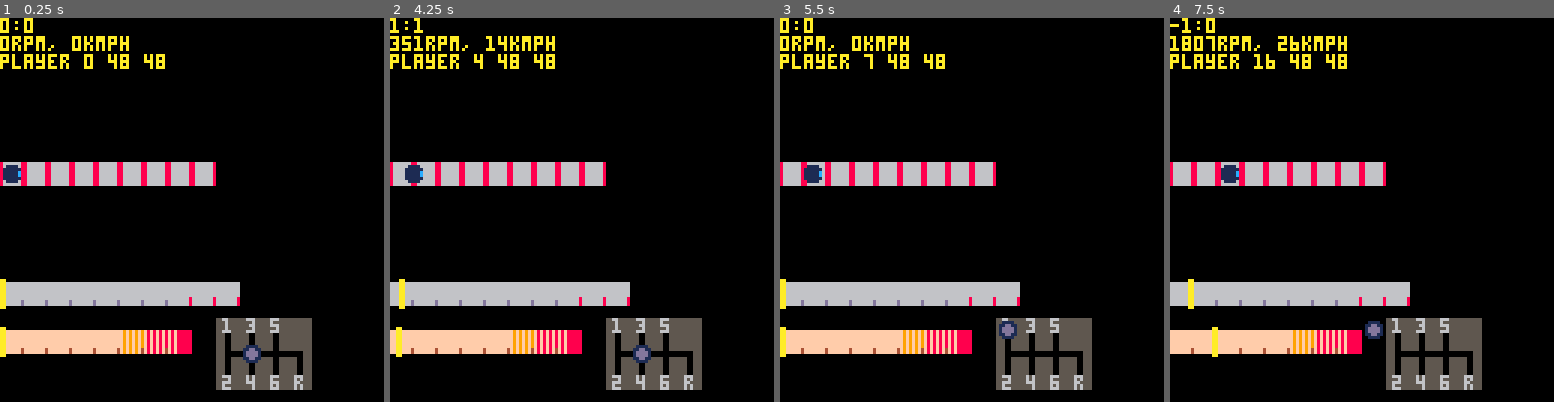
Above: before the commit, frames 1-4 (left to right).
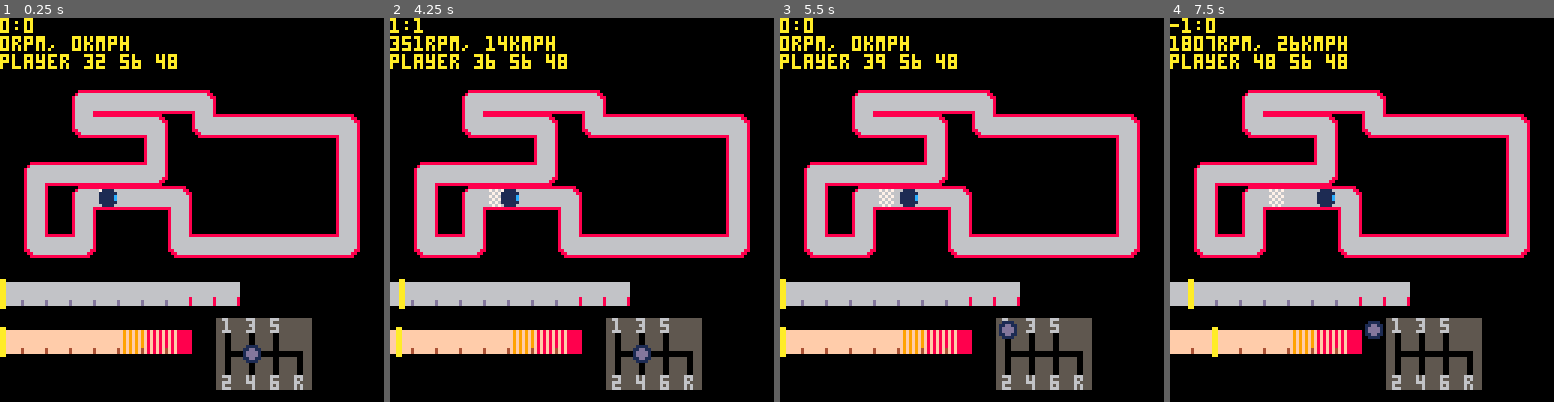
Above: after the commit, the same moments.

Repository: VedVid/PICOdrag
Game: PICO-8 cartridge picodrag.p8
The game is run twice, just before and just after one commit, with the same random seed, the same clock (stepped at 60 frames per second) and the same inputs.
Inputs:
- Up to frame 1 (0.25 s): no input
- Up to frame 2 (4.25 s): hold Right 1.6-2.1 s; hold Up 2.15-2.42 s; hold Right 2.47-3.03 s; hold Left 3.08-3.58 s; hold Down 3.63-3.97 s; hold Right from 4.02 s (still down)
- Up to frame 3 (5.5 s): release Right at 4.68 s; hold Up 4.73-5.03 s; hold Left from 5.08 s (still down)
- Up to frame 4 (7.5 s): release Left at 5.68 s; hold Down 5.73-6.03 s; hold Right 6.08-6.58 s; hold Right 6.63-7.13 s; hold Up 7.18-7.45 s

The runs differ from the first frame. In frame 1, 19% of the frame differs, in the area x 0-94%, y 9-63%; in frame 2, 19%; in frame 3, 19%; in frame 4, 18%.

Commit message:
Drawing track

Diff:
--- a/picodrag.p8
+++ b/picodrag.p8
@@ -179,10 +179,10 @@
 end
 
 function draw_track(track)
- local xoff = 0
  for k, v in pairs(track.cells) do
-  spr(v, track.x+xoff, track.y)
-  xoff += 8
+  spr(v[3],
+  track.x+(v[1]*8),
+  track.y+(v[2]*8))
  end
 end
 
@@ -374,9 +374,9 @@
 
 function make_player(track)
  local player = {}
- player.x = track.x
+ player.x = track.start_x
  player.x_dec = 0
- player.y = track.y
+ player.y = track.start_y
  player.y_dec = 0
  player.sprite = 48
  return player
@@ -627,17 +627,61 @@
 function make_track()
  local track = {}
  track.x = 0
- track.y = 48
+ track.y = 16
  track.cells = {}
- add(track.cells, 11)
- add(track.cells, 11)
- add(track.cells, 11)
- add(track.cells, 11)
- add(track.cells, 11)
- add(track.cells, 11)
- add(track.cells, 11)
- add(track.cells, 11)
- add(track.cells, 11)
+ --position, sprite
+ add(track.cells, {4,5,26})
+ add(track.cells, {5,5,10})
+ add(track.cells, {6,5,10})
+ add(track.cells, {7,5,13})
+ add(track.cells, {7,6,11})
+ add(track.cells, {7,7,28})
+ add(track.cells, {8,7,10})
+ add(track.cells, {9,7,10})
+ add(track.cells, {10,7,10})
+ add(track.cells, {11,7,10})
+ add(track.cells, {12,7,10})
+ add(track.cells, {13,7,10})
+ add(track.cells, {14,7,29})
+ add(track.cells, {14,6,11})
+ add(track.cells, {14,5,11})
+ add(track.cells, {14,4,11})
+ add(track.cells, {14,3,11})
+ add(track.cells, {14,2,13})
+ add(track.cells, {13,2,10})
+ add(track.cells, {12,2,10})
+ add(track.cells, {11,2,10})
+ add(track.cells, {10,2,10})
+ add(track.cells, {9,2,10})
+ add(track.cells, {8,2,28})
+ add(track.cells, {8,1,13})
+ add(track.cells, {7,1,10})
+ add(track.cells, {6,1,10})
+ add(track.cells, {5,1,10})
+ add(track.cells, {4,1,10})
+ add(track.cells, {3,1,12})
+ add(track.cells, {3,2,28})
+ add(track.cells, {4,2,10})
+ add(track.cells, {5,2,10})
+ add(track.cells, {6,2,13})
+ add(track.cells, {6,3,11})
+ add(track.cells, {6,4,29})
+ add(track.cells, {5,4,10})
+ add(track.cells, {4,4,10})
+ add(track.cells, {3,4,10})
+ add(track.cells, {2,4,10})
+ add(track.cells, {1,4,12})
+ add(track.cells, {1,5,11})
+ add(track.cells, {1,6,11})
+ add(track.cells, {1,7,28})
+ add(track.cells, {2,7,10})
+ add(track.cells, {3,7,29})
+ add(track.cells, {3,6,11})
+ add(track.cells, {3,5,12})
+ track.start_x =
+  track.x+(8*track.cells[1][1])
+ track.start_y =
+  track.y+(8*track.cells[1][2])
  return track
 end
 __gfx__
@@ -649,14 +693,14 @@
 007007006666666666666668000000005555555555500555555005555550055500000000011dd110666666668666666886666666666666680000000000000000
 000000006666666d6666666800000000555555555550055555500555555005550000000000111100666666668666666886666666666666680000000000000000
 000000006666666d6666666800000000555555555550055555500555555005550000000000000000888888888666666886666668866666680000000000000000
-00000000fffffffff9f9f9f9f8f8f8f8f8f888885550055555500555555005555555555500000000000000000000000086666668866666680000000000000000
-00000000fffffffff9f9f9f9f8f8f8f8f8f888885550055555500555555005555555555500000000000000000000000086666666666666680000000000000000
-00000000fffffffff9f9f9f9f8f8f8f8f8f888885550055555500555555005555555555500000000000000000000000086666666666666680000000000000000
-00000000fffffffff9f9f9f9f8f8f8f8f8f888885550000000000000000005550000055500000000000000000000000086666666666666680000000000000000
-00000000fffffffff9f9f9f9f8f8f8f8f8f888885550000000000000000005550000055500000000000000000000000086666666666666680000000000000000
-00000000fffffffff9f9f9f9f8f8f8f8f8f888885550055555500555555005555550055500000000000000000000000088666666666666880000000000000000
-00000000fffffff4f9f9f9f4f8f8f8f4f8f888885550055555500555555005555550055500000000000000000000000008866666666668800000000000000000
-00000000fffffff4f9f9f9f4f8f8f8f4f8f888885550055555500555555005555550055500000000000000000000000000888888888888000000000000000000
+00000000fffffffff9f9f9f9f8f8f8f8f8f888885550055555500555555005555555555500000000888888888666666886666668866666680000000000000000
+00000000fffffffff9f9f9f9f8f8f8f8f8f888885550055555500555555005555555555500000000676767668666666886666666666666680000000000000000
+00000000fffffffff9f9f9f9f8f8f8f8f8f888885550055555500555555005555555555500000000667676668767676886666666666666680000000000000000
+00000000fffffffff9f9f9f9f8f8f8f8f8f888885550000000000000000005550000055500000000676767668676767886666666666666680000000000000000
+00000000fffffffff9f9f9f9f8f8f8f8f8f888885550000000000000000005550000055500000000667676668767676886666666666666680000000000000000
+00000000fffffffff9f9f9f9f8f8f8f8f8f888885550055555500555555005555550055500000000676767668676767888666666666666880000000000000000
+00000000fffffff4f9f9f9f4f8f8f8f4f8f888885550055555500555555005555550055500000000667676668767676808866666666668800000000000000000
+00000000fffffff4f9f9f9f4f8f8f8f4f8f888885550055555500555555005555550055500000000888888888666666800888888888888000000000000000000
 00000000000000000000000000000000000000005550055555500555555005555550055500000000000000000000000000000000000000000000000000000000
 00000000000000000000000000000000000000005550055555500555555005555550055500000000000000000000000000000000000000000000000000000000
 00000000000000000000000000000000000000005550055555500555555005555550055500000000000000000000000000000000000000000000000000000000
@@ -673,12 +717,12 @@
 01111110000000000000000000000000000000000000000000000000000000000000000000000000000000000000000000000000000000000000000000000000
 00111100000000000000000000000000000000000000000000000000000000000000000000000000000000000000000000000000000000000000000000000000
 __map__
-1b1b1b1b1b1b1b1b1b1b1b1b1b1b1b1b00000000000000000000000000000000000000000000000000000000000000000000000000000000000000000000000000000000000000000000000000000000000000000000000000000000000000000000000000000000000000000000000000000000000000000000000000000000
-1b1b1a1a1a1a1a1a1a1a1a1a1a1a1b1b00000000000000000000000000000000000000000000000000000000000000000000000000000000000000000000000000000000000000000000000000000000000000000000000000000000000000000000000000000000000000000000000000000000000000000000000000000000
-1b1b1b1a1a1a1a1a1a1a1a1a191a1b1b00000000000000000000000000000000000000000000000000000000000000000000000000000000000000000000000000000000000000000000000000000000000000000000000000000000000000000000000000000000000000000000000000000000000000000000000000000000
-1b1b1b1b1a1a1a1a1a1a1a1a1a1a1b1b00000000000000000000000000000000000000000000000000000000000000000000000000000000000000000000000000000000000000000000000000000000000000000000000000000000000000000000000000000000000000000000000000000000000000000000000000000000
-1b1b1a1b1b1a1a1a1a1a1a1a1a1a1b1b00000000000000000000000000000000000000000000000000000000000000000000000000000000000000000000000000000000000000000000000000000000000000000000000000000000000000000000000000000000000000000000000000000000000000000000000000000000
-1b1b1a1b1b1b1a1a1a1a1a1a1a1a1b1b00000000000000000000000000000000000000000000000000000000000000000000000000000000000000000000000000000000000000000000000000000000000000000000000000000000000000000000000000000000000000000000000000000000000000000000000000000000
-1b1b1a1b1b1b1b1b1b1a1b1b1a1a1b1b00000000000000000000000000000000000000000000000000000000000000000000000000000000000000000000000000000000000000000000000000000000000000000000000000000000000000000000000000000000000000000000000000000000000000000000000000000000
-1b1b1b1b1b1b1b1b1b1b1b1b1b1b1b1b00000000000000000000000000000000000000000000000000000000000000000000000000000000000000000000000000000000000000000000000000000000000000000000000000000000000000000000000000000000000000000000000000000000000000000000000000000000
-1b1b1b1b1b1b1b1b1b1b1b1b1b1b1b1b00000000000000000000000000000000000000000000000000000000000000000000000000000000000000000000000000000000000000000000000000000000000000000000000000000000000000000000000000000000000000000000000000000000000000000000000000000000
+1010101010101010101010101010101000000000000000000000000000000000000000000000000000000000000000000000000000000000000000000000000000000000000000000000000000000000000000000000000000000000000000000000000000000000000000000000000000000000000000000000000000000000
+10100c0a0a0a0a0d101010101010101000000000000000000000000000000000000000000000000000000000000000000000000000000000000000000000000000000000000000000000000000000000000000000000000000000000000000000000000000000000000000000000000000000000000000000000000000000000
+10101c0a0a0d101c0a0a0a0a0d10101000000000000000000000000000000000000000000000000000000000000000000000000000000000000000000000000000000000000000000000000000000000000000000000000000000000000000000000000000000000000000000000000000000000000000000000000000000000
+10101010100b1010101010100b10101000000000000000000000000000000000000000000000000000000000000000000000000000000000000000000000000000000000000000000000000000000000000000000000000000000000000000000000000000000000000000000000000000000000000000000000000000000000
+0c0a0a0a0a1d1010101010100b10101000000000000000000000000000000000000000000000000000000000000000000000000000000000000000000000000000000000000000000000000000000000000000000000000000000000000000000000000000000000000000000000000000000000000000000000000000000000
+0b100c1a0a0a0d10101010100b10101000000000000000000000000000000000000000000000000000000000000000000000000000000000000000000000000000000000000000000000000000000000000000000000000000000000000000000000000000000000000000000000000000000000000000000000000000000000
+0b100b1010100b0f101010100b10101000000000000000000000000000000000000000000000000000000000000000000000000000000000000000000000000000000000000000000000000000000000000000000000000000000000000000000000000000000000000000000000000000000000000000000000000000000000
+1c0a1d1010101c0a0a0a0a0a1d10101000000000000000000000000000000000000000000000000000000000000000000000000000000000000000000000000000000000000000000000000000000000000000000000000000000000000000000000000000000000000000000000000000000000000000000000000000000000
+1010101010101010101010101010101000000000000000000000000000000000000000000000000000000000000000000000000000000000000000000000000000000000000000000000000000000000000000000000000000000000000000000000000000000000000000000000000000000000000000000000000000000000
